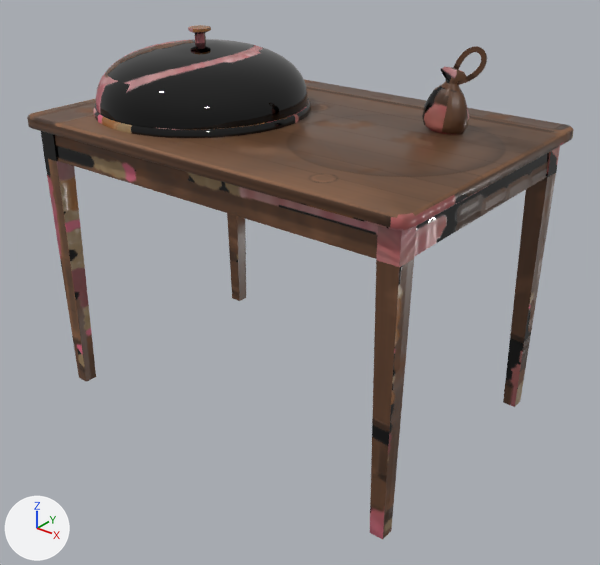
The glTF model assets/models/dining_table.glb: old version first, new version second.
Rendered twice from a camera (50 mm lens) standing at (1.235, -1.519, 1.278) and looking at (0.048, -0.036, 0.358). Every picture has the same lights, and +X, +Y and +Z are marked at lower left. The picture after the commit comes second. Vertices at exactly the same position are counted once.

Before the edit, the objects in view are built like this:
```python
me_diningtable = bpy.data.meshes.new('DiningTable')
me_diningtable.from_pydata(...)  # 1438 vertices, 2700 faces; spans x -0.55..0.55, y -0.375..0.375, z 0.0..0.957
me_diningtable.materials.append(mat_diningtable_baked)
ob_diningtable = bpy.data.objects.new('DiningTable', me_diningtable)
ob_diningtable.location = (0.0, 0.0, 0.0)
```
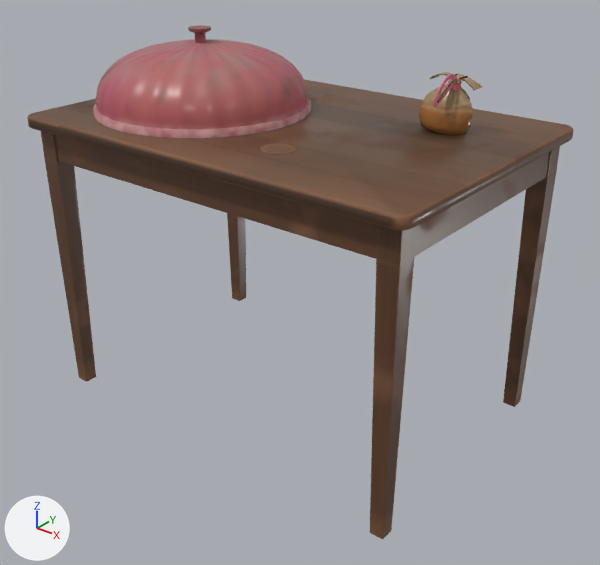
Boxes [x1, y1, x2, y2] around the edits, measured in the pictures (600 x 565 px; the box of a moved part takes in the faces that stretch with it):
part 1 of me_diningtable, rebuilt (19% narrower, 18% shorter)
    before: [441, 81, 461, 91]
    after: [445, 82, 461, 90]
part 2 of me_diningtable, added
    after: [457, 78, 482, 90]
part 3 of me_diningtable, added
    after: [430, 72, 451, 79]
part 4 of me_diningtable, moved or reshaped
    before: [422, 46, 487, 135]
    after: [419, 74, 473, 135]
part 5 of me_diningtable, surface changed
    both: [27, 25, 570, 539]

The change, as a list of edits to the scene's bpy script:
```text
Change me_diningtable:
    used by ob_diningtable; location = (0.0, 0.0, 0.0)
    remove me_diningtable.from_pydata(...)  # 1438 vertices, 2700 faces; spans x -0.55..0.55, y -0.375..0.375, z 0.0..0.957
    add me_diningtable.from_pydata(...)  # 1526 vertices, 2856 faces; spans x -0.55..0.55, y -0.375..0.375, z 0.0..0.957
    me_diningtable part 1: the loose piece of 60 vertices spanning x 0.309..0.356, y 0.132..0.168, z 0.855..0.872 is rebuilt with 60 vertices and now spans x 0.317..0.357, y 0.134..0.166, z 0.857..0.872
    me_diningtable part 2: a new loose piece of 36 vertices spanning x 0.348..0.399, y 0.129..0.173, z 0.864..0.883, in mat_diningtable_baked
    me_diningtable part 3: a new loose piece of 36 vertices spanning x 0.285..0.337, y 0.129..0.173, z 0.874..0.888, in mat_diningtable_baked
    me_diningtable part 4: 264 vertices moved from x 0.267..0.38, y 0.11..0.19, z 0.755..0.914 to x 0.26..0.393, y 0.103..0.196, z 0.756..0.893; 88 vertices removed from x 0.313..0.412, y 0.147..0.153, z 0.865..0.954; 104 vertices added at x 0.331..0.352, y 0.067..0.164, z 0.831..0.894
    me_diningtable part 5: 2394 kept faces spanning x -0.55..0.55, y -0.375..0.375, z 0.0..0.957 get new texture (UV) coordinates
```
